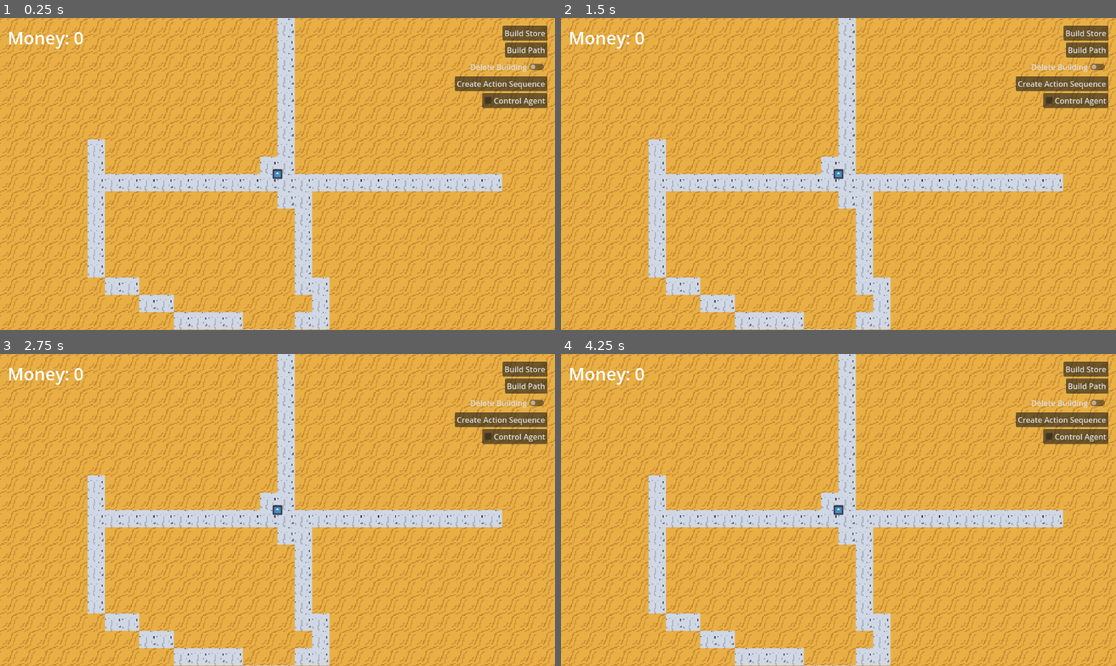
Above: before the commit, frames 1-4 (two rows, left to right).
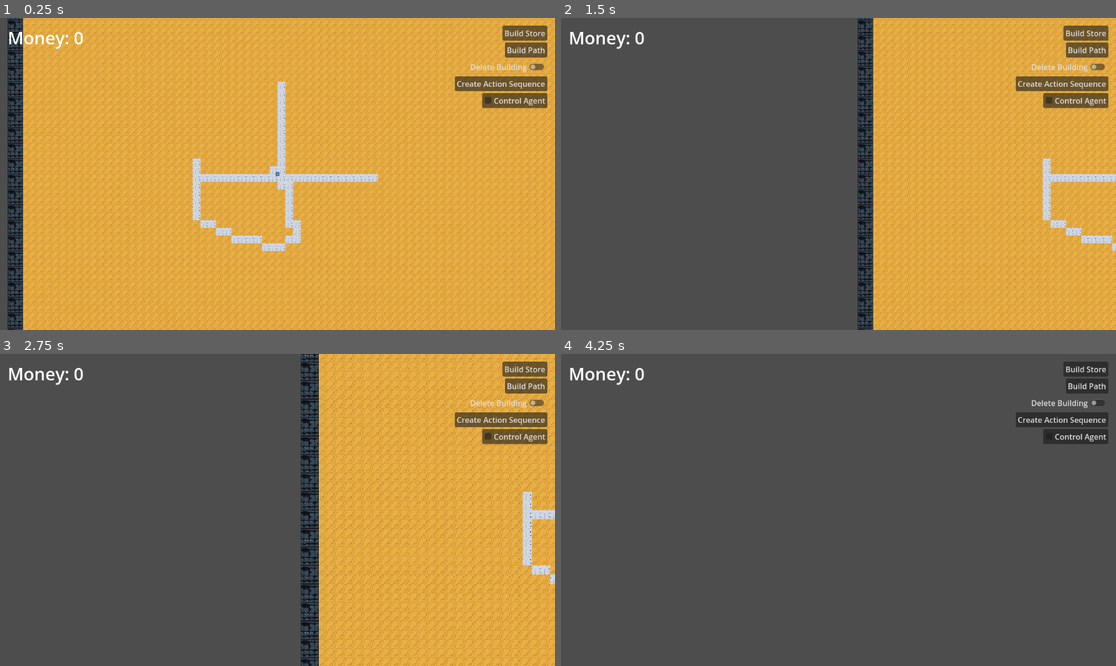
Above: after the commit, the same moments.

Repository: almajd3713/Blocky-resort
Game: Godot game, scene res://scenes/main/main.tscn
Same seed, same stepped clock (60 frames per second), same inputs: the game is played once before the commit and once after it. The engine's default icon, where the game draws it, is replaced by a stand-in: a white triangle on a blue panel in a dark square.
Inputs (mouse positions are in pixels of both pictures, inside the frame that each line leads up to):
- Up to frame 1 (0.25 s): no input
- Up to frame 2 (1.5 s): tap Enter at 0.5 s; move the mouse to (655, 149) at 0.52 s; hold A (a_key, bound only before the commit) 0.53-1.28 s; click (655, 149) at 0.8 s; move the mouse to (655, 164) at 1.27 s; click (655, 164) at 1.35 s
- Up to frame 3 (2.75 s): tap Mouse wheel up (cam_zoom_in, bound only after the commit) at 1.55 s; tap Space at 2 s; move the mouse to (94, 519) at 2.02 s; hold Mouse wheel up (cam_zoom_in, bound only after the commit) from 2.03 s (still down); tap E (cam_zoom_out, bound only after the commit) at 2.3 s
- Up to frame 4 (4.25 s): tap Enter at 2.75 s; move the mouse to (655, 534) at 2.77 s; release Mouse wheel up (cam_zoom_in, bound only after the commit) at 2.78 s; tap E (cam_zoom_out, bound only after the commit) at 2.85 s; tap A (a_key, bound only before the commit) at 3.05 s; tap Space at 3.5 s; move the mouse to (655, 553) at 3.52 s; hold A (a_key, bound only before the commit) from 3.53 s (still down); click (655, 553) at 3.8 s

The runs differ from the first frame. In frame 1, 31% of the frame differs, in the area x 0-100%, y 0-100%; in frame 2, 67%; in frame 3, 68%; in frame 4, 100%.

Commit message:
add zoom, fix ui propagation

Diff:
--- a/global/building_factory.gd
+++ b/global/building_factory.gd
@@ -51,15 +51,15 @@
   else:
     Data.build_mode = Data.BuildModes.NONE
 
-func _input(event: InputEvent) -> void:
-  if event.is_action_pressed("a_key") and Data.build_mode == Data.BuildModes.BUILD:
+func _unhandled_input(event: InputEvent) -> void:
+  if event.is_action_pressed("lmb_click") and Data.build_mode == Data.BuildModes.BUILD:
     var at = data_grid.local_to_map(current_placement_building.position)
     if can_place_building(current_placement_building, at):
       place_building(current_placement_building, at)
       current_placement_building = create_building(current_placement_building.data.code_name)
       current_placement_building.position = get_snapped_mouse_pos()
       add_child(current_placement_building)
-  elif event.is_action_pressed("a_key") and Data.build_mode == Data.BuildModes.DESTROY:
+  elif event.is_action_pressed("lmb_click") and Data.build_mode == Data.BuildModes.DESTROY:
     var at = local_to_map(get_snapped_mouse_pos())
     if data_grid.data.has(at):
       # print(data_grid.data[at]['building_cell'])
--- a/project.godot
+++ b/project.godot
@@ -41,29 +41,45 @@
 "events": [Object(InputEventMouseButton,"resource_local_to_scene":false,"resource_name":"","device":-1,"window_id":0,"a …(257 unchanged characters)…
 ]
 }
-a_key={
+build={
 "deadzone": 0.5,
-"events": [Object(InputEventKey,"resource_local_to_scene":fa …(140 unchanged characters)… d":false,"keycode":0,"physical_keycode":65,"key_label":0,"unicode":97,"location":0,"echo":false,"script":null)
+"events": [Object(InputEventKey,"resource_local_to_scene":fa …(140 unchanged characters)… d":false,"keycode":0,"physical_keycode":32,"key_label":0,"unicode":32,"location":0,"echo":false,"script":null)
 ]
 }
 cam_up={
 "deadzone": 0.5,
 "events": [Object(InputEventKey,"resource_local_to_scene":false,"resource_name":"","device":-1,"window_id":0,"alt_press …(195 unchanged characters)…
+, Object(InputEventKey,"resource_local_to_scene":false,"resource_name":"","device":-1,"window_id":0,"alt_pressed":false,"shift_pressed":false,"ctrl_pressed":false,"meta_pressed":false,"pressed":false,"keycode":0,"physical_keycode":87,"key_label":0,"unicode":119,"location":0,"echo":false,"script":null)
 ]
 }
 cam_down={
 "deadzone": 0.5,
 "events": [Object(InputEventKey,"resource_local_to_scene":false,"resource_name":"","device":-1,"window_id":0,"alt_press …(195 unchanged characters)…
+, Object(InputEventKey,"resource_local_to_scene":false,"resource_name":"","device":-1,"window_id":0,"alt_pressed":false,"shift_pressed":false,"ctrl_pressed":false,"meta_pressed":false,"pressed":false,"keycode":0,"physical_keycode":83,"key_label":0,"unicode":115,"location":0,"echo":false,"script":null)
 ]
 }
 cam_left={
 "deadzone": 0.5,
 "events": [Object(InputEventKey,"resource_local_to_scene":false,"resource_name":"","device":-1,"window_id":0,"alt_press …(195 unchanged characters)…
+, Object(InputEventKey,"resource_local_to_scene":false,"resource_name":"","device":-1,"window_id":0,"alt_pressed":false,"shift_pressed":false,"ctrl_pressed":false,"meta_pressed":false,"pressed":false,"keycode":0,"physical_keycode":65,"key_label":0,"unicode":97,"location":0,"echo":false,"script":null)
 ]
 }
 cam_right={
 "deadzone": 0.5,
 "events": [Object(InputEventKey,"resource_local_to_scene":false,"resource_name":"","device":-1,"window_id":0,"alt_press …(195 unchanged characters)…
+, Object(InputEventKey,"resource_local_to_scene":false,"resource_name":"","device":-1,"window_id":0,"alt_pressed":false,"shift_pressed":false,"ctrl_pressed":false,"meta_pressed":false,"pressed":false,"keycode":0,"physical_keycode":68,"key_label":0,"unicode":100,"location":0,"echo":false,"script":null)
+]
+}
+cam_zoom_in={
+"deadzone": 0.5,
+"events": [Object(InputEventMouseButton,"resource_local_to_scene":false,"resource_name":"","device":-1,"window_id":0,"alt_pressed":false,"shift_pressed":false,"ctrl_pressed":false,"meta_pressed":false,"button_mask":0,"position":Vector2(0, 0),"global_position":Vector2(0, 0),"factor":1.0,"button_index":4,"canceled":false,"pressed":false,"double_click":false,"script":null)
+, Object(InputEventKey,"resource_local_to_scene":false,"resource_name":"","device":-1,"window_id":0,"alt_pressed":false,"shift_pressed":false,"ctrl_pressed":false,"meta_pressed":false,"pressed":false,"keycode":0,"physical_keycode":81,"key_label":0,"unicode":113,"location":0,"echo":false,"script":null)
+]
+}
+cam_zoom_out={
+"deadzone": 0.5,
+"events": [Object(InputEventKey,"resource_local_to_scene":false,"resource_name":"","device":-1,"window_id":0,"alt_pressed":false,"shift_pressed":false,"ctrl_pressed":false,"meta_pressed":false,"pressed":false,"keycode":0,"physical_keycode":69,"key_label":0,"unicode":101,"location":0,"echo":false,"script":null)
+, Object(InputEventMouseButton,"resource_local_to_scene":false,"resource_name":"","device":-1,"window_id":0,"alt_pressed":false,"shift_pressed":false,"ctrl_pressed":false,"meta_pressed":false,"button_mask":0,"position":Vector2(0, 0),"global_position":Vector2(0, 0),"factor":1.0,"button_index":5,"canceled":false,"pressed":false,"double_click":false,"script":null)
 ]
 }
 
--- a/scenes/agent/agent_new.gd
+++ b/scenes/agent/agent_new.gd
@@ -84,8 +84,8 @@
     #   is_moving = false
   # else if mode == "follow":
   # print(is_doing_action)
-  print("Current queue: ", action_queue)
-  print("Current action: ", current_action)
+  # print("Current queue: ", action_queue)
+  # print("Current action: ", current_action)
 
   if not current_action:
     execute_next_action()
@@ -94,7 +94,7 @@
     "walk_to_building", "walk_to":
       var current_tile = Data.get_tile_from_global(global_position)
       var target_tile = Data.get_tile_from_global(nav_agent.target_position)
-      print(current_tile, target_tile, current_tile == target_tile)
+      # print(current_tile, target_tile, current_tile == target_tile)
 
       if current_tile != target_tile:
         nav_agent.target_position = current_dest
@@ -135,10 +135,10 @@
       set_action(action)
       match action['type']:
         'walk_to':
-          var is_reachable = makepath_destination(action['destination'])
+          var _is_reachable = makepath_destination(action['destination'])
 
         'walk_to_building':
-          var is_reachable = makepath_destination(action["destination"], action['building'])
+          var _is_reachable = makepath_destination(action["destination"], action['building'])
 
           if action['building'].data.has_inner_path:
             action['building'].assigned_agent = self
--- a/scenes/main/camera.gd
+++ b/scenes/main/camera.gd
@@ -1,11 +1,14 @@
 extends Camera2D
 
-@export var speed := 200
+@export var speed := 800
 
 func _ready() -> void:
   reset_directions()
 
-var dir := Vector2i.ZERO
+@export var zoom_level := 1.0
+@export var zoom_boundaries := [1.0, 2.5]
+
+var dir := Vector2.ZERO
 func _input(event: InputEvent) -> void:
   if event.is_action_pressed("cam_up"):
     dir.y -= 1
@@ -23,14 +26,24 @@
     dir.x += 1
   if event.is_action_released("cam_right"):
     dir.x -= 1
+  if event.is_action_pressed("cam_zoom_in") and zoom_level <= zoom_boundaries.max():
+    zoom_level += .2
+  if event.is_action_pressed("cam_zoom_out") and zoom_level >= zoom_boundaries.min():
+    zoom_level -= .2
+
+
 
 
 
 
 
 func _process(delta: float) -> void:
-  var velocity = speed * delta * dir
+  var velocity = speed * delta * dir * (1 / zoom_level)
+  print(velocity)
   global_position += velocity
+
+  print(zoom_level)
+  zoom.x = zoom_level; zoom.y = zoom_level
 
 
 
--- a/scenes/main/camera.tscn
+++ b/scenes/main/camera.tscn
@@ -7,3 +7,5 @@
 zoom = Vector2(2.24, 2.24)
 script = ExtResource("1_to8kd")
 speed = null
+zoom_level = null
+zoom_boundaries = null
--- a/scenes/main/main.tscn
+++ b/scenes/main/main.tscn
@@ -16,5 +16,7 @@
 
 [node name="Camera" parent="." instance=ExtResource("4_urinl")]
 position = Vector2(0, 0)
+zoom = Vector2(1, 1)
+zoom_level = null
 
 [node name="Agent" parent="." instance=ExtResource("4_8hrwd")]
